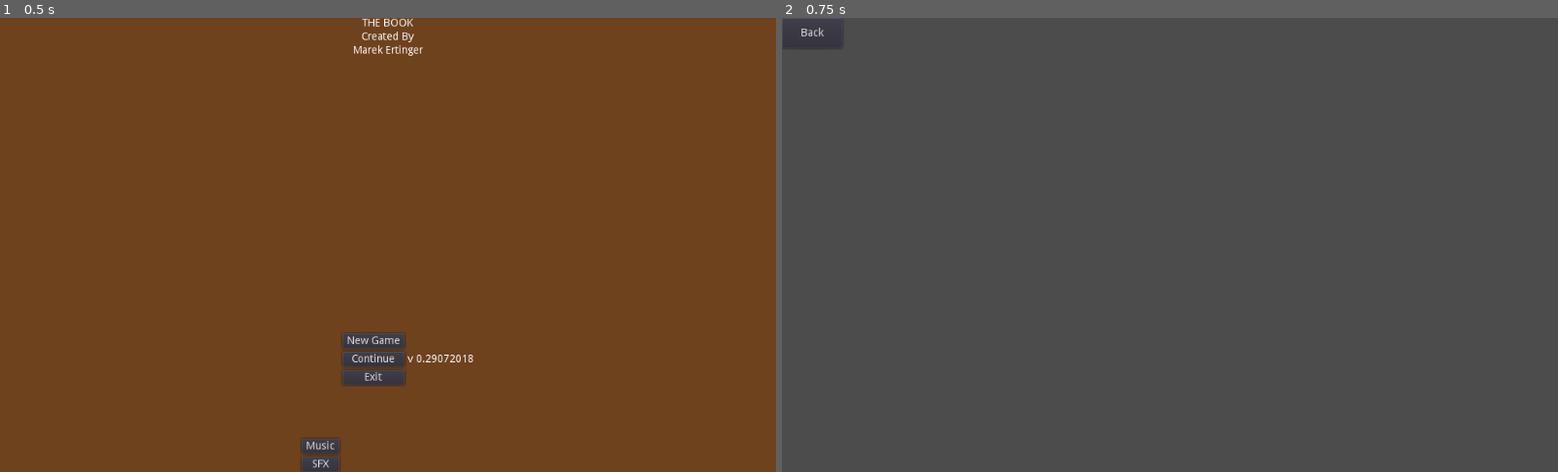
Above: before the commit, frames 1-2 (left to right).
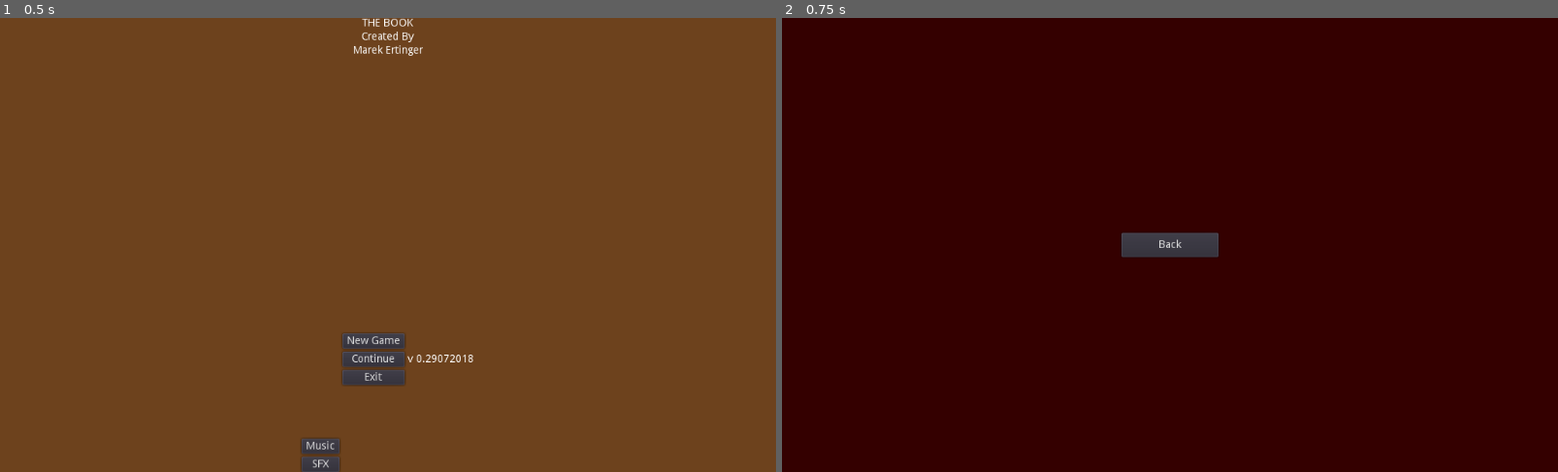
Above: after the commit, the same moments.

Repository: MEITdev/GameBook_mockup
Game: Godot game, scene res://Title_Screen.tscn
The game is run twice, just before and just after one commit, with the same random seed, the same clock (stepped at 60 frames per second) and the same inputs.
Inputs:
- Up to frame 1 (0.5 s): no input
- Up to frame 2 (0.75 s): click "New Game" at 0.5 s

Frame 1 is identical in both runs. In frame 2, 99% of the frame differs, in the area x 0-100%, y 0-100%.

Commit message:
ui is weird, bug?

Diff:
--- a/Game.tscn
+++ b/Game.tscn
@@ -6,10 +6,8 @@
 
 anchor_left = 0.0
 anchor_top = 0.0
-anchor_right = 0.0
-anchor_bottom = 0.0
-margin_right = 8.0
-margin_bottom = 40.0
+anchor_right = 1.0
+anchor_bottom = 1.0
 rect_pivot_offset = Vector2( 0, 0 )
 rect_clip_content = false
 mouse_filter = 0
@@ -17,36 +15,48 @@
 size_flags_horizontal = 1
 size_flags_vertical = 1
 
-[node name="Label" type="Label" parent="." index="0"]
+[node name="ColorRect" type="ColorRect" parent="." index="0"]
+
+anchor_left = 0.0
+anchor_top = 0.0
+anchor_right = 1.0
+anchor_bottom = 1.0
+rect_pivot_offset = Vector2( 0, 0 )
+rect_clip_content = false
+mouse_filter = 0
+mouse_default_cursor_shape = 0
+size_flags_horizontal = 1
+size_flags_vertical = 1
+color = Color( 0.207031, 0, 0, 1 )
+
+[node name="CenterContainer" type="CenterContainer" parent="." index="1"]
 
 anchor_left = 0.0
 anchor_top = 0.0
 anchor_right = 0.0
 anchor_bottom = 0.0
 margin_left = 8.0
-margin_top = 13.0
-margin_right = 88.0
-margin_bottom = 27.0
+margin_right = 1024.0
+margin_bottom = 600.0
 rect_pivot_offset = Vector2( 0, 0 )
 rect_clip_content = false
-mouse_filter = 2
+mouse_filter = 0
 mouse_default_cursor_shape = 0
 size_flags_horizontal = 1
-size_flags_vertical = 4
-text = "In the Game"
-percent_visible = 1.0
-lines_skipped = 0
-max_lines_visible = -1
+size_flags_vertical = 1
+use_top_left = false
 
-[node name="Button" type="Button" parent="." index="1"]
+[node name="Button" type="Button" parent="CenterContainer" index="0"]
 
 anchor_left = 0.0
 anchor_top = 0.0
 anchor_right = 0.0
 anchor_bottom = 0.0
-margin_left = 8.0
-margin_right = 88.0
-margin_bottom = 40.0
+margin_left = 444.0
+margin_top = 284.0
+margin_right = 572.0
+margin_bottom = 316.0
+rect_min_size = Vector2( 128, 32 )
 rect_pivot_offset = Vector2( 0, 0 )
 rect_clip_content = false
 focus_mode = 2
@@ -62,5 +72,6 @@
 flat = false
 align = 1
 script = ExtResource( 1 )
+_sections_unfolded = [ "Anchor", "Grow Direction", "Margin", "Rect" ]
 
-[connection signal="pressed" from="Button" to="Button" method="_on_Button_pressed"]
+[connection signal="pressed" from="CenterContainer/Button" to="CenterContainer/Button" method="_on_Button_pressed"]
